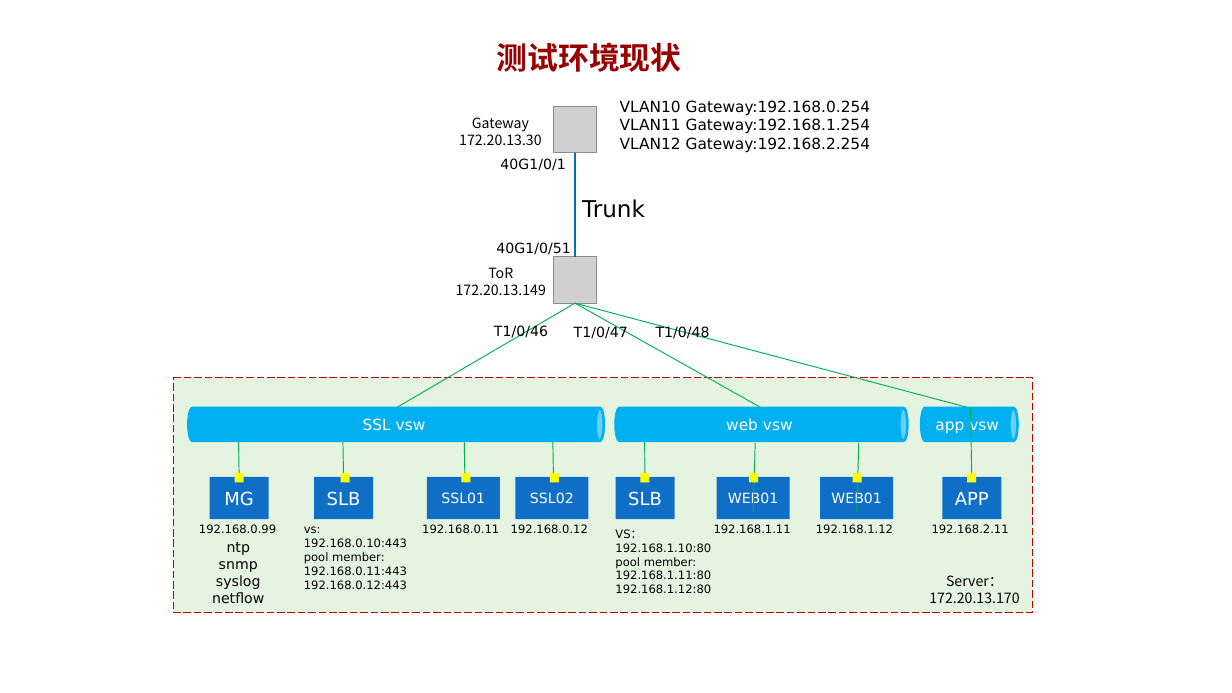
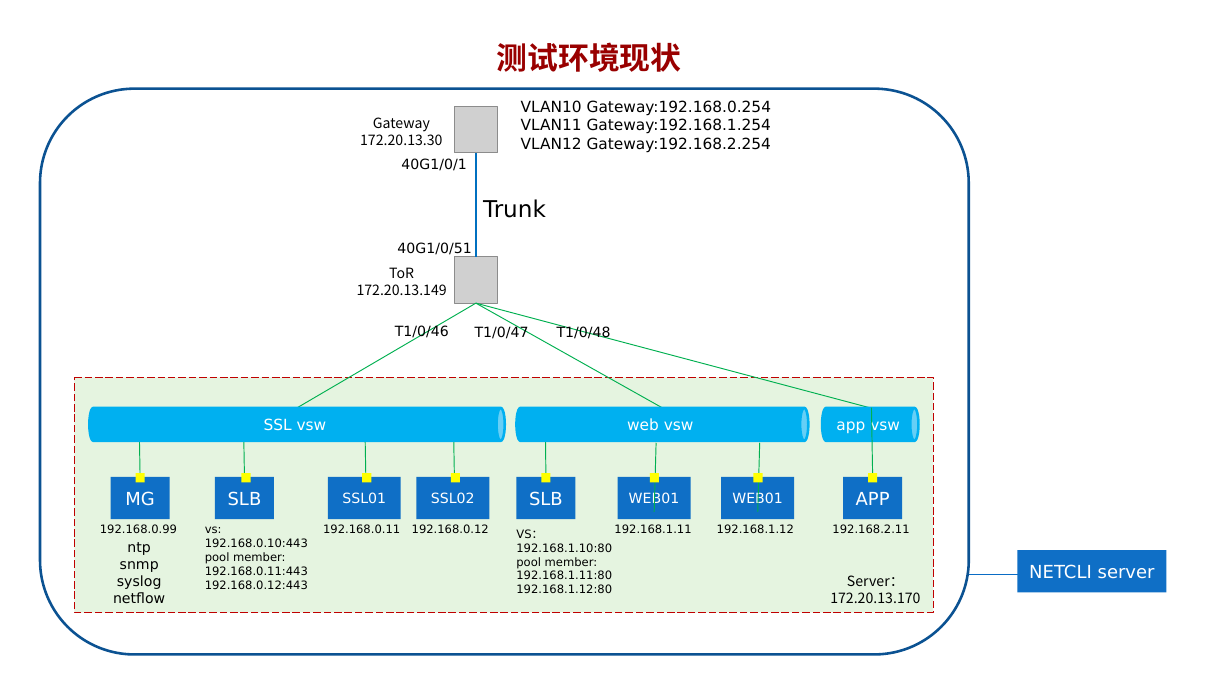
Before and after one commit to Matthewyin/NETCLI, a slide deck: slide 2 of testEnv/NETCLI.pptx. Drawn at 1232x693 pixels with LibreOffice and Linux fonts; fonts in the diff are those of the drawing; grey boxes stand for pictures. Boxes give left, top, right and bottom in pixels: in the first picture for what was removed or moved away, otherwise in the second. Text is boxed around its words. In the diff, an @@ line names an element or a change of style, - is before the commit and + after.

Commit message:
完成测试内容编写

```diff
--- a/testEnv/NETCLI.pptx
+++ b/testEnv/NETCLI.pptx
@@ rounded rectangle added at <box>40,89,969,654</box>, outline #0B5292 2 pt @@
@@ 19 texts, 16 rectangles, 12 lines, 3 cylinders, 2 pictures, 1 rounded rectangle: place and size @@
-19 texts, 16 rectangles, 12 lines, 3 cylinders, 2 pictures, 1 rounded rectangle at <box>174,100,1032,613</box>
+19 texts, 16 rectangles, 12 lines, 3 cylinders, 2 pictures, 1 rounded rectangle at <box>74,100,933,613</box>
@@ rectangle added at <box>1018,550,1166,592</box>, fill #0F6FC6, 14 pt, text #FFFFFF @@
+NETCLI server
@@ line added from (969, 575) to (1054, 575), #0A6DC6 0.75 pt @@
```
Also in this commit, not shown: 1 other file.
